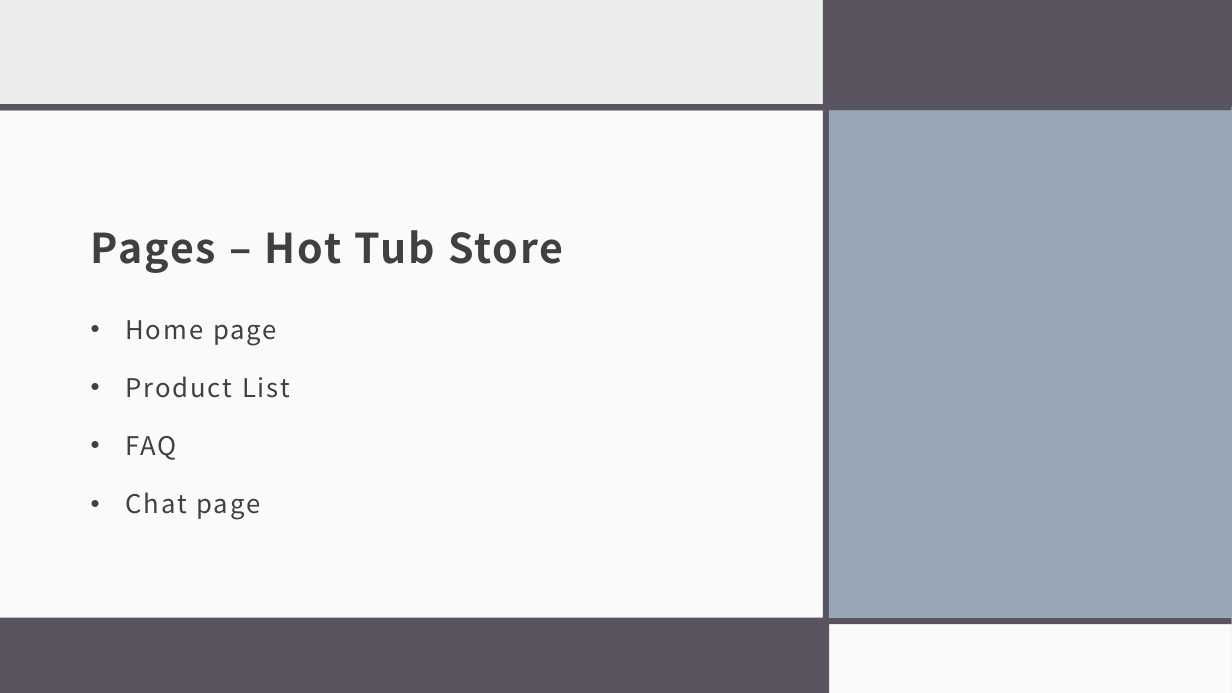
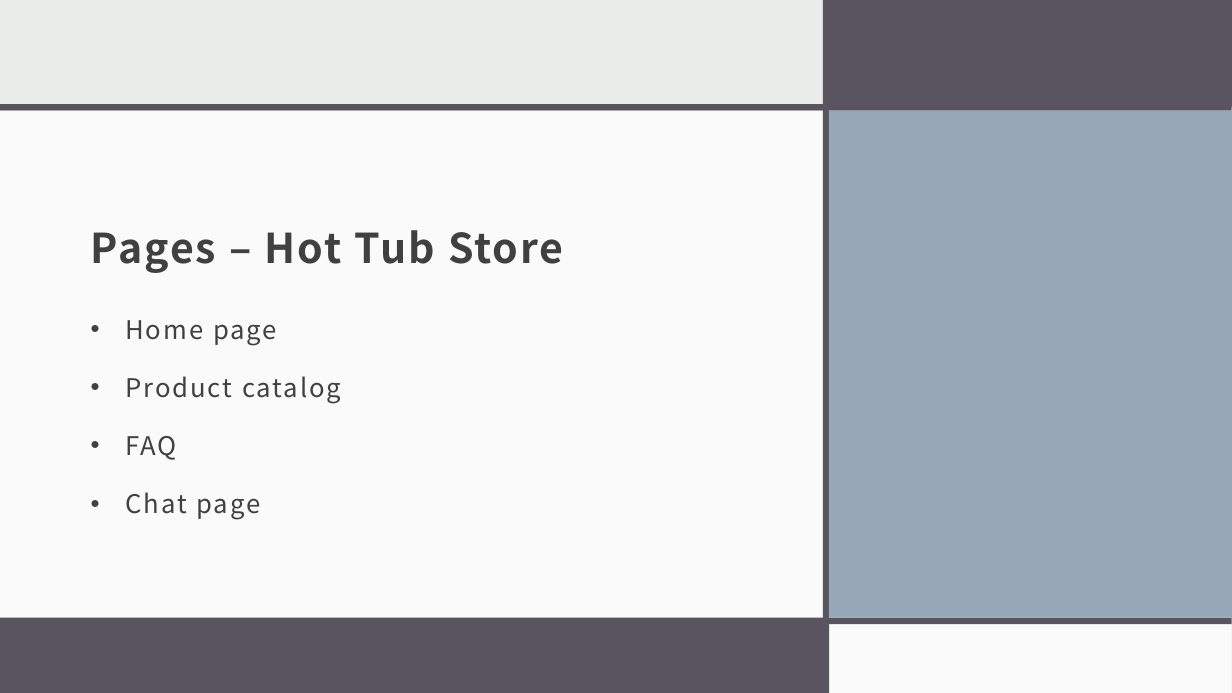
Before and after one commit to davooos/CSCI331-Final-Site, a slide deck: slide 3 of WebDev_Presentation.pptx. Drawn at 1232x693 pixels with LibreOffice and Linux fonts; fonts in the diff are those of the drawing. Boxes give left, top, right and bottom in pixels: in the first picture for what was removed or moved away, otherwise in the second. Text is boxed around its words. In the diff, an @@ line names an element or a change of style, - is before the commit and + after.

Commit message:
fixed

```diff
--- a/WebDev_Presentation.pptx
+++ b/WebDev_Presentation.pptx
@@ text at (x1=125, y1=376, x2=341, y2=404): text changed @@
-• Product List
+• Product catalog
```
Also in this commit, not shown: 1 other slide changed.
